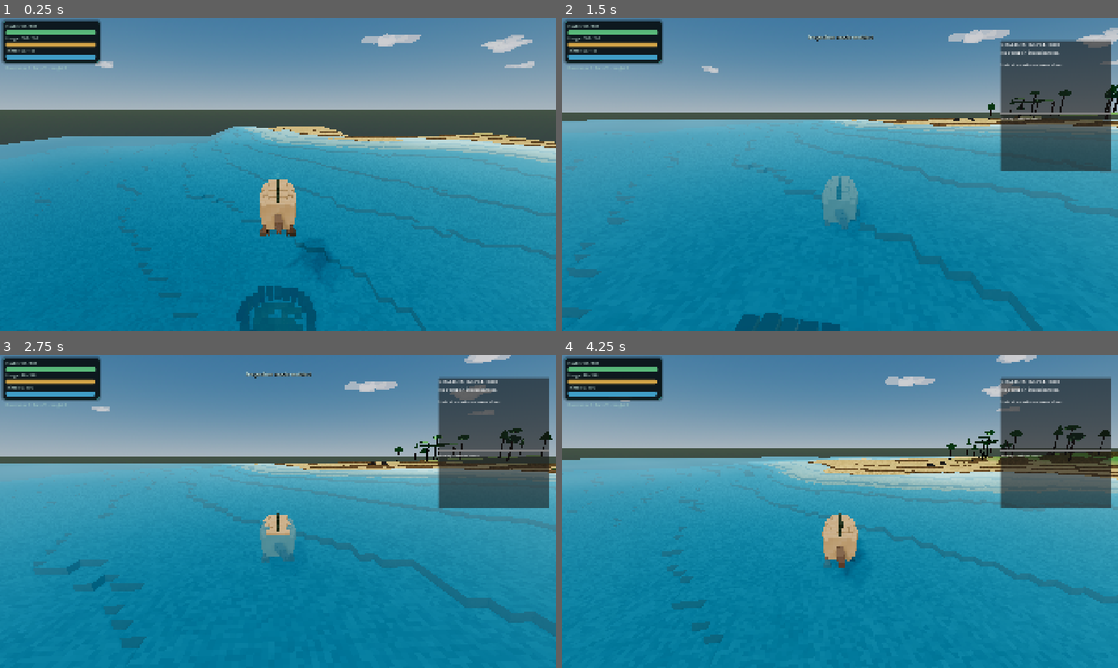
Above: before the commit, frames 1-4 (two rows, left to right).
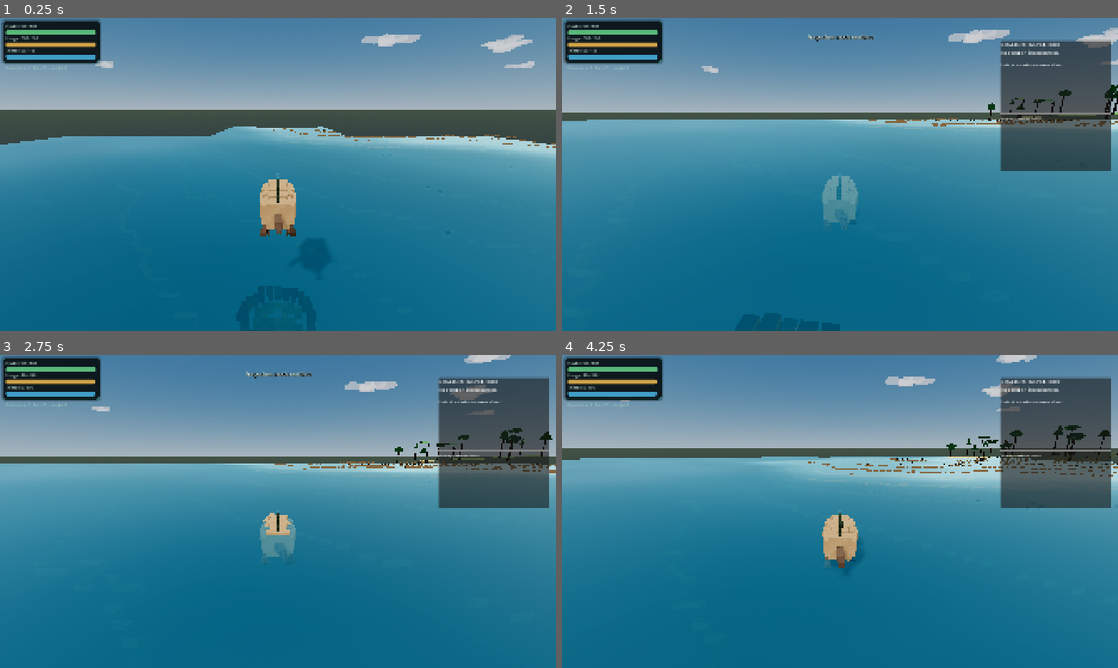
Above: after the commit, the same moments.

Repository: MajorDragonfly/voxelverse
Game: Godot game, scene res://main/main.tscn
Two runs of this game, one before a commit and one after it. Both use one fixed random seed, a clock stepped at 60 frames per second and the inputs below.
Inputs (mouse positions are in pixels of both pictures, inside the frame that each line leads up to):
- Up to frame 1 (0.25 s): no input
- Up to frame 2 (1.5 s): tap Enter at 0.5 s; move the mouse to (867, 174) at 0.52 s; hold W (move_forward) from 0.53 s (still down); right-click (867, 174) at 0.6 s; click (867, 174) at 0.67 s; tap Space (jump) at 0.77 s; move the mouse to (812, 174) at 1.27 s; tap E (inspection_mode) at 1.35 s
- Up to frame 3 (2.75 s): keep holding W (move_forward); tap Space (jump) at 1.52 s; move the mouse to (289, 505) at 2.02 s; click (289, 505) at 2.1 s
- Up to frame 4 (4.25 s): keep holding W (move_forward); move the mouse to (834, 517) at 2.77 s; tap L at 2.85 s; click (834, 517) at 2.92 s; tap Space (jump) at 3.02, 3.77 s; move the mouse to (878, 514) at 3.52 s; tap R at 3.6 s

The runs differ from the first frame. In frame 1, 7.7% of the frame differs, in the area x 0-100%, y 34-100%; in frame 2, 6.2%; in frame 3, 9.5%; in frame 4, 19%, in the area x 0-100%, y 24-100%.

Commit message:
Activate fast V8 terrain and planetary materials

Diff:
--- a/world/visuals/terrain/terrain_chunk.tscn
+++ b/world/visuals/terrain/terrain_chunk.tscn
@@ -1,15 +1,16 @@
 [gd_scene format=3 uid="uid://dyhavywwdec27"]
 
-[ext_resource type="Script" path="res://world/resources/terrain/terrain_chunk_v7.gd" id="1_terrain"]
-[ext_resource type="Script" path="res://world/visuals/terrain/terrain_chunk_visuals_v7_runtime.gd" id="2_visuals"]
+[ext_resource type="Script" path="res://world/resources/terrain/terrain_chunk_v8.gd" id="1_terrain"]
+[ext_resource type="Script" path="res://world/visuals/terrain/terrain_chunk_visuals_v8.gd" id="2_visuals"]
 [ext_resource type="Script" path="res://world/visuals/scenery/procedural_ecosystem_v6.gd" id="3_ecosystem"]
 [ext_resource type="Script" path="res://world/streaming/chunk_lod_controller_v7.gd" id="4_lod"]
 
 [node name="TerrainChunk" type="StaticBody3D" unique_id=1870033249]
 script = ExtResource("1_terrain")
 cell_size = 0.5
-far_sample_stride = 4
+far_sample_stride = 5
 enable_far_proxy = true
+color_sample_stride = 4
 
 [node name="TerrainMesh" type="MeshInstance3D" parent="." unique_id=1378419624]
 
@@ -28,38 +29,38 @@
 enable_terrain_shader = true
 enable_water_shader = true
 terrain_palette_steps = 8
-top_texture_scale = 0.88
-side_texture_scale = 0.82
-texture_darkness = 0.84
-texture_brightness = 1.07
-water_subdivisions = 32
+top_texture_scale = 0.92
+side_texture_scale = 0.86
+texture_darkness = 0.88
+texture_brightness = 1.06
+water_subdivisions = 16
 wave_height = 0.045
 wave_speed = 0.40
 secondary_wave_height = 0.016
 secondary_wave_speed = 0.72
 water_roughness = 0.16
 micro_tile_size = 0.125
-near_detail_end = 44.0
-mid_detail_end = 82.0
-micro_detail_strength = 0.13
-mid_detail_strength = 0.055
+near_detail_end = 46.0
+mid_detail_end = 86.0
+micro_detail_strength = 0.11
+mid_detail_strength = 0.045
 foam_distance = 0.90
 depth_fade_distance = 4.5
-refraction_strength = 0.025
+refraction_strength = 0.020
 
 [node name="ProceduralEcosystemV6" type="Node3D" parent="."]
 script = ExtResource("3_ecosystem")
-tree_attempts = 34
-rock_attempts = 14
-ground_attempts = 34
-tree_visibility_distance = 142.0
-detail_visibility_distance = 78.0
-forest_density_multiplier = 1.45
-cliff_attempts = 10
-plant_field_attempts = 46
+tree_attempts = 30
+rock_attempts = 12
+ground_attempts = 28
+tree_visibility_distance = 150.0
+detail_visibility_distance = 76.0
+forest_density_multiplier = 1.42
+cliff_attempts = 9
+plant_field_attempts = 38
 
 [node name="ChunkLODControllerV7" type="Node" parent="."]
 script = ExtResource("4_lod")
-near_distance = 42.0
-mid_distance = 78.0
-update_interval = 0.35
+near_distance = 44.0
+mid_distance = 82.0
+update_interval = 0.40
